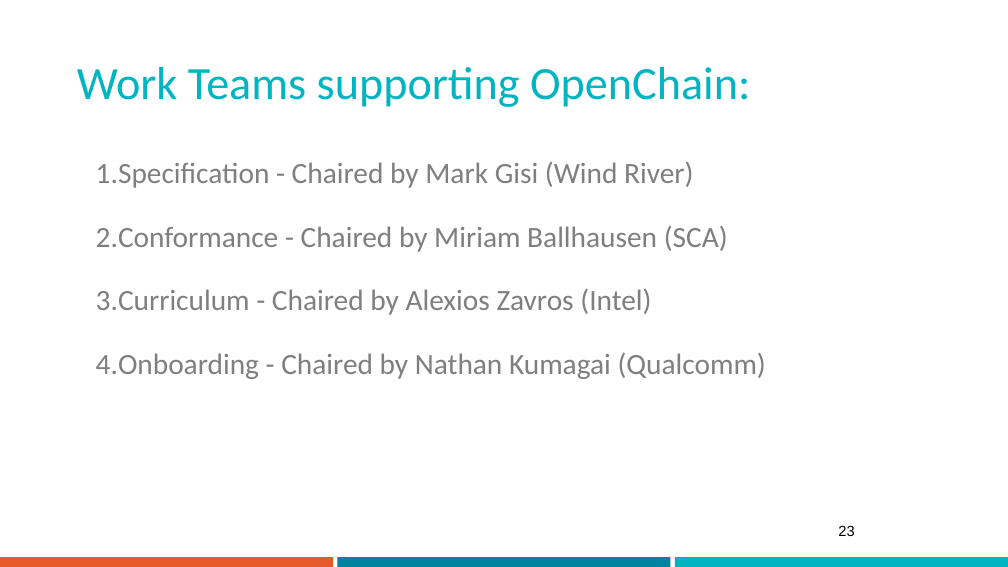
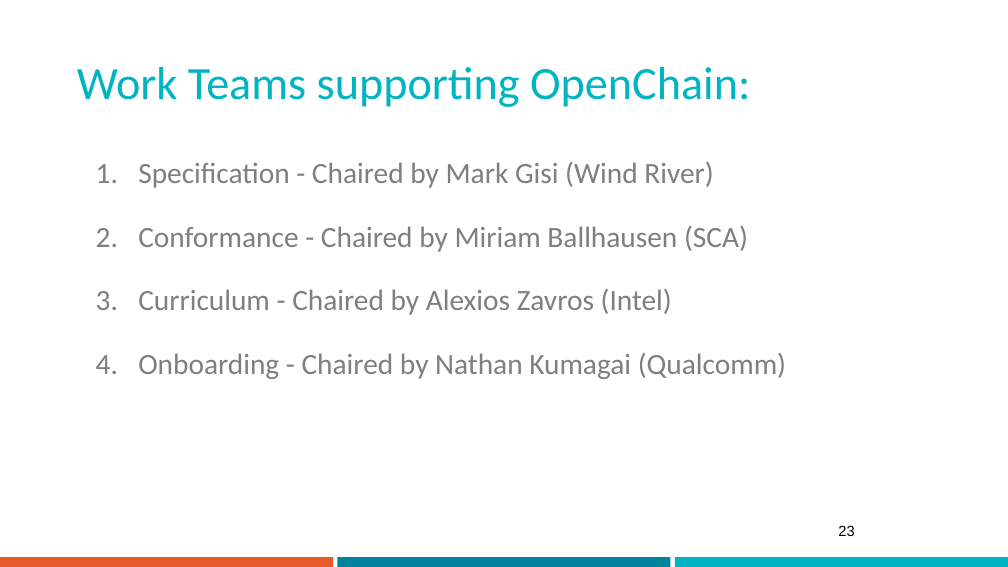
Before and after one commit to OpenChain-Project/Onboarding, a slide deck: slide 23 of openchain-intro-presentation/Great Open Source Compliance For Everyone - Version 4.pptx. Drawn at 1008x567 pixels with LibreOffice and Linux fonts; fonts in the diff are those of the drawing. Boxes give left, top, right and bottom in pixels: in the first picture for what was removed or moved away, otherwise in the second. Text is boxed around its words. In the diff, an @@ line names an element or a change of style, - is before the commit and + after.

```diff
--- a/openchain-intro-presentation/Great Open Source Compliance For Everyone - Version 4.pptx
+++ b/openchain-intro-presentation/Great Open Source Compliance For Everyone - Version 4.pptx
@@ text "Specification - Chaired by Mark ..." at [138, 162, 786, 379]: indent changed @@
```
Also in this commit, not shown: 2 other files.
